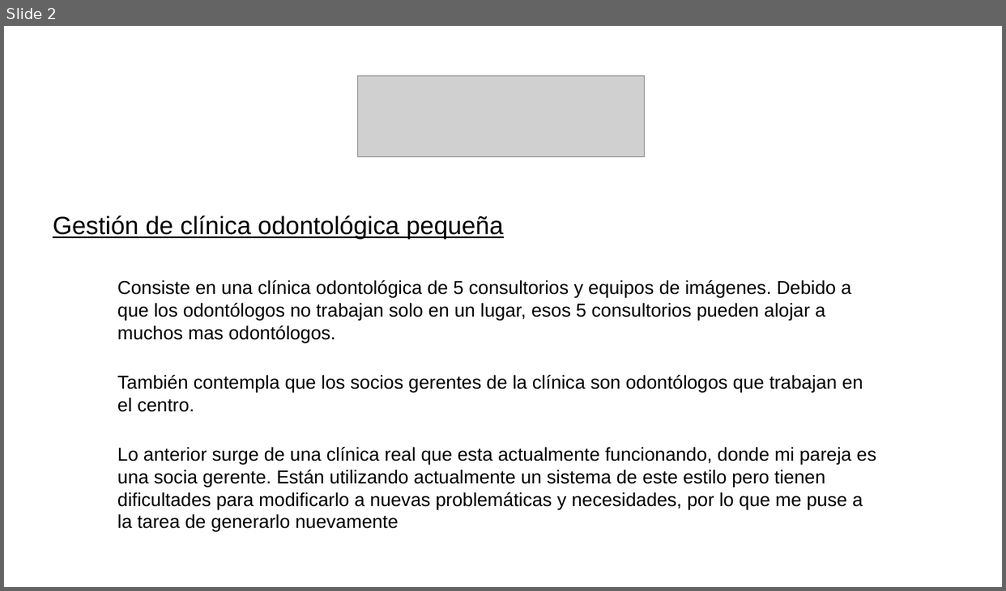
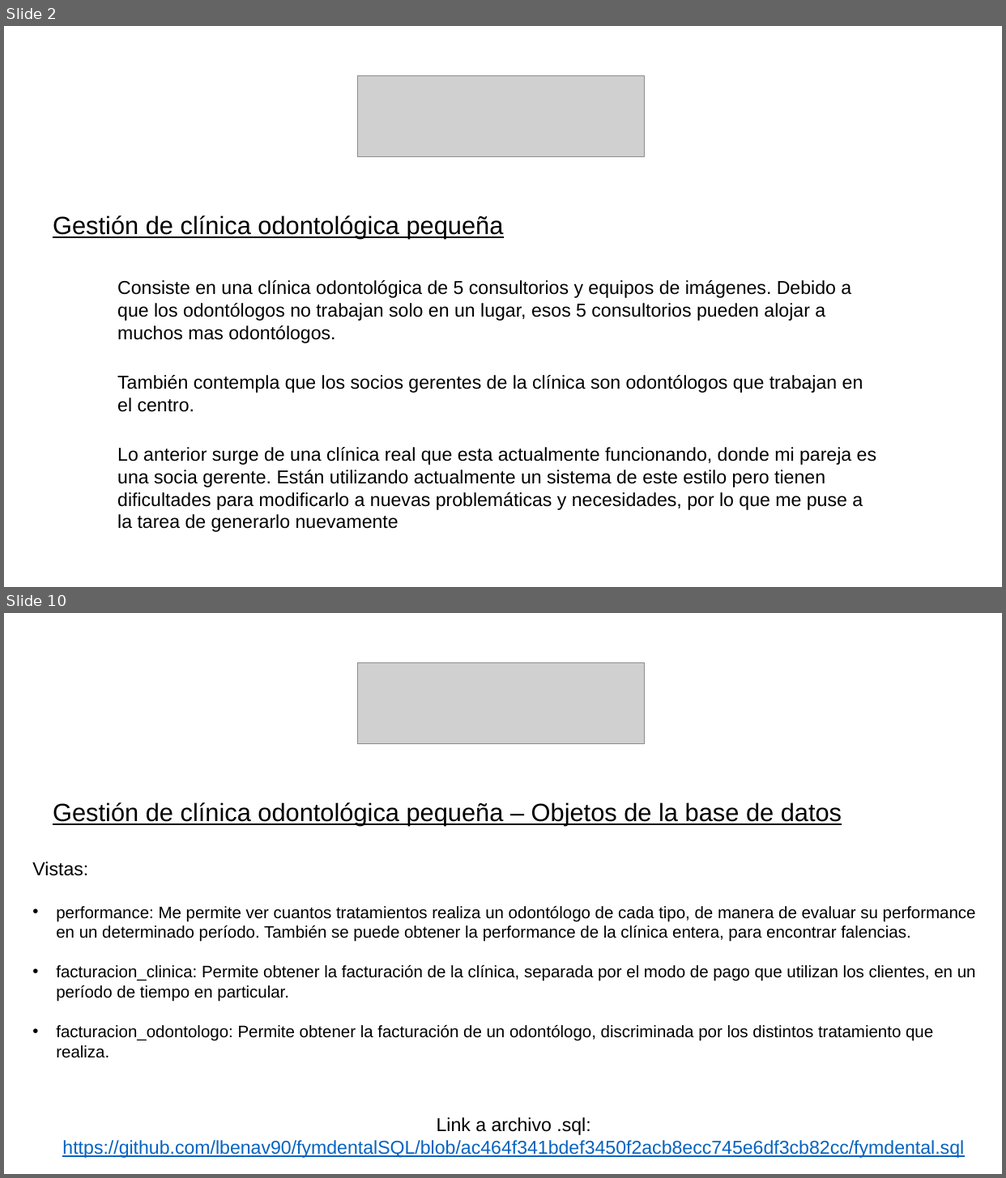
Before and after one commit to lbenav90/fymdentalSQL, a slide deck: benavidesSQL2.pptx. Shown one above the other, each under a label of ours: slide 2 before the commit, slides 2 and 10 after it; the slides between them are not shown. The pictures are 1006x591 and 1006x1178 pixels, drawn with LibreOffice and Linux fonts; fonts in the diff are those of the drawing; grey boxes stand for pictures. Boxes give left, top, right and bottom in pixels: in the first picture for what was removed or moved away, otherwise in the second. Text is boxed around its words. In the diff, an @@ line names an element or a change of style, - is before the commit and + after.

```diff
--- a/benavidesSQL2.pptx
+++ b/benavidesSQL2.pptx
@@ slide 10 added at <box>4,613,1002,1174</box>, background #FFFFFF @@
@@ picture added at <box>357,663,644,745</box> @@
@@ text added at <box>53,803,842,826</box>, 24 pt, text #000000, underline @@
+Gestión de clínica odontológica pequeña – Objetos de la base de datos
@@ text added at <box>32,862,976,1059</box>, 16 pt, text #000000 @@
+Vistas:
+• performance: Me permite ver cuantos tratamientos realiza un odontólogo de cada tipo, de manera de evaluar su performance en un determinado período. También se puede obtener la performance de la clínica entera, para encontrar falencias.
+• facturacion_clinica: Permite obtener la facturación de la clínica, separada por el modo de pago que utilizan los clientes, en un período de tiempo en particular.
+• facturacion_odontologo: Permite obtener la facturación de un odontólogo, discriminada por los distintos tratamiento que realiza.
@@ text added at <box>62,1118,964,1158</box>, 18 pt, text #0563C1, underline @@
+Link a archivo .sql:
+https://github.com/lbenav90/fymdentalSQL/blob/ac464f341bdef3450f2acb8ecc745e6df3cb82cc/fymdental.sql
```
Also in this commit, not shown: 3 slides changed, 5 other slides added.
